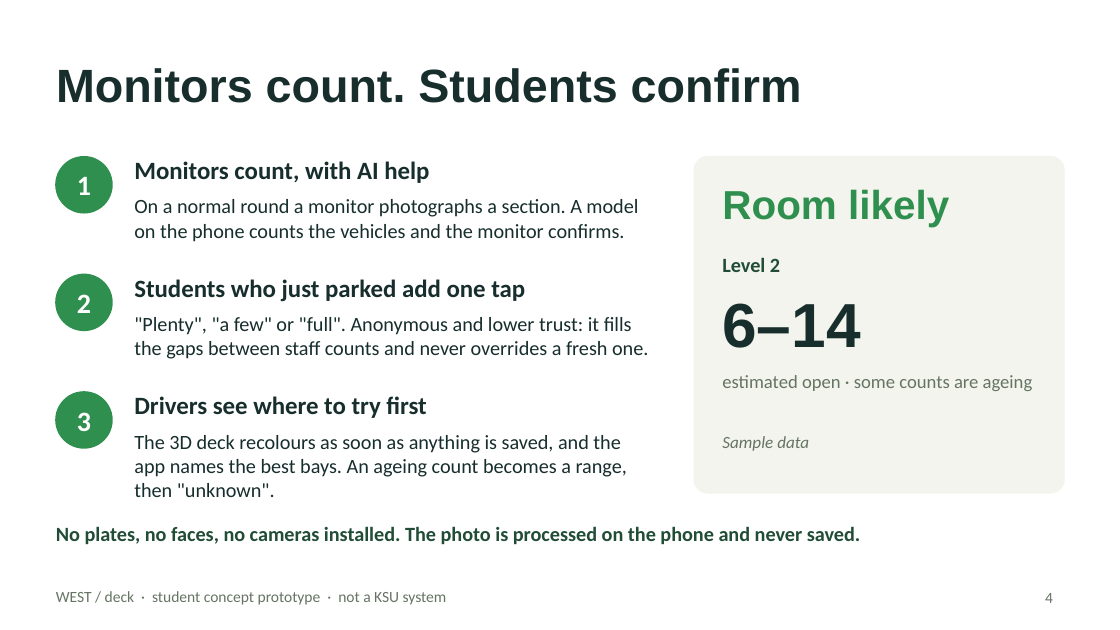
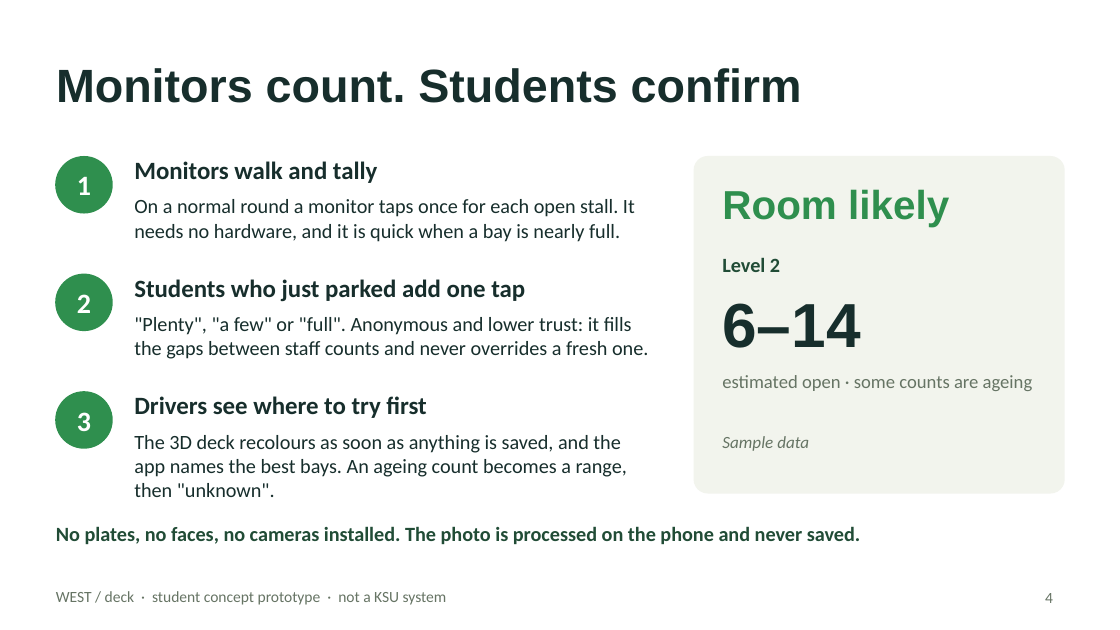
Before and after one commit to boots59/park.ai, a slide deck: slide 4 of submission/WEST-deck-pitch-DRAFT.pptx. Drawn at 1120x630 pixels with LibreOffice and Linux fonts; fonts in the diff are those of the drawing. Boxes give left, top, right and bottom in pixels: in the first picture for what was removed or moved away, otherwise in the second. Text is boxed around its words. In the diff, an @@ line names an element or a change of style, - is before the commit and + after.

```diff
--- a/submission/WEST-deck-pitch-DRAFT.pptx
+++ b/submission/WEST-deck-pitch-DRAFT.pptx
@@ text at [134, 161, 378, 183]: text changed @@
-Monitors count, with AI help
+Monitors walk and tally
@@ text at [134, 199, 635, 242]: text changed @@
-On a normal round a monitor photographs a section. A model on the phone counts the vehicles and the monitor confirms.
+On a normal round a monitor taps once for each open stall. It needs no hardware, and it is quick when a bay is nearly full.
```
Also in this commit, not shown: 3 other slides changed, 5 other files.
